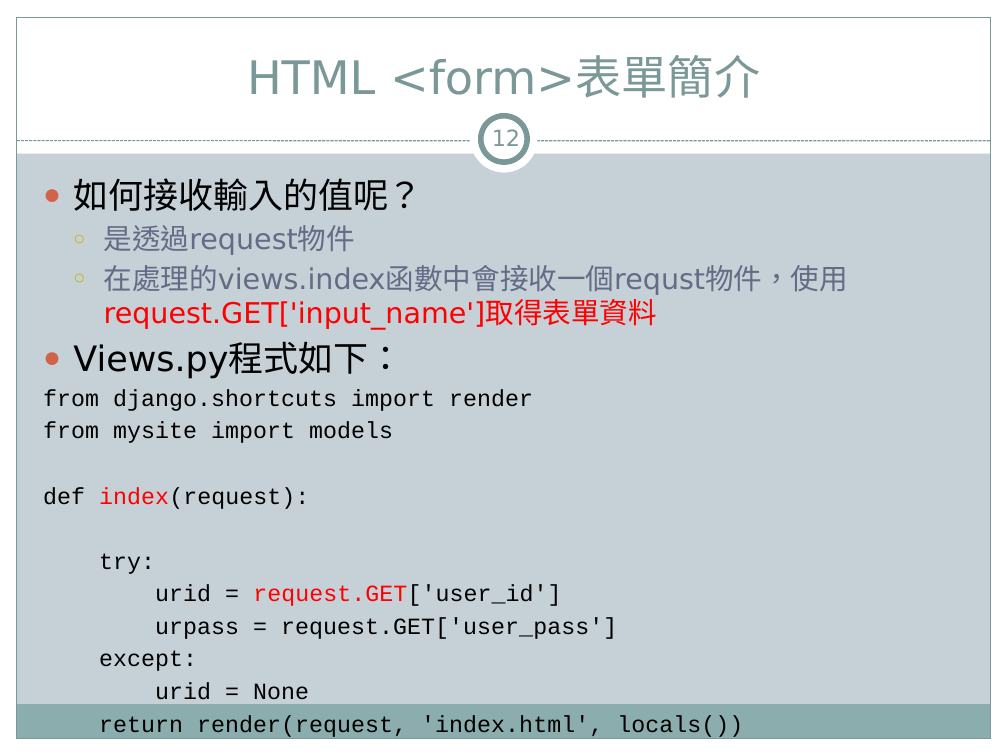
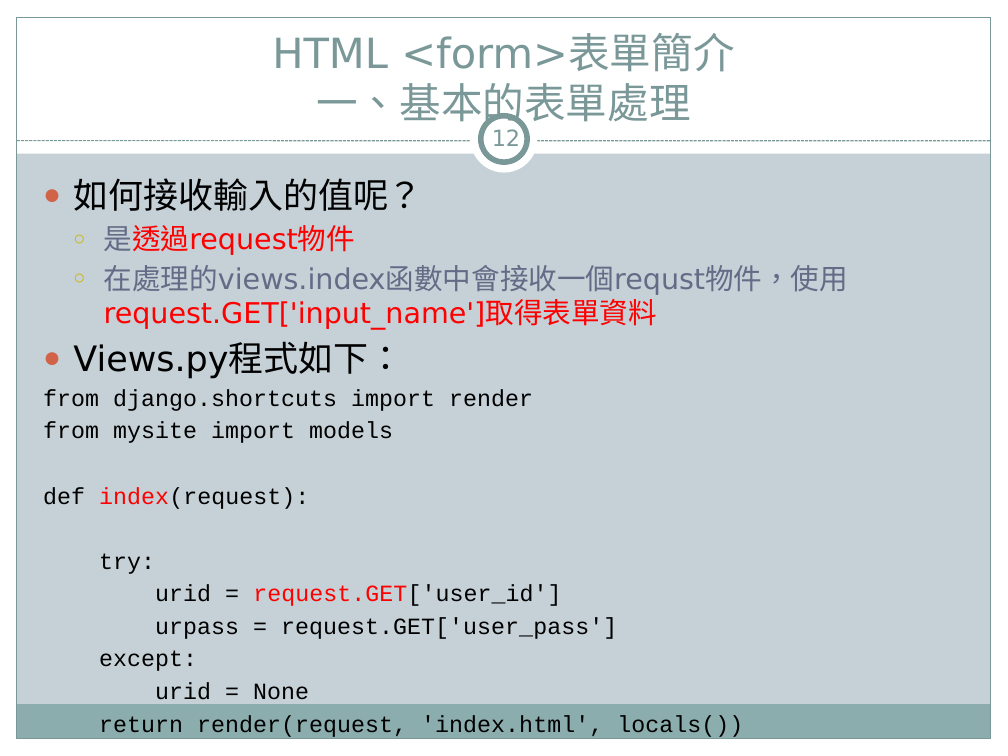
Before and after one commit to jacktea88/406django, a slide deck: slide 12 of ch08/Django4-ch08.pptx. Drawn at 1008x756 pixels with LibreOffice and Linux fonts; fonts in the diff are those of the drawing. Boxes give left, top, right and bottom in pixels: in the first picture for what was removed or moved away, otherwise in the second. Text is boxed around its words. In the diff, an @@ line names an element or a change of style, - is before the commit and + after.

Commit message:
update ch08 ppt

```diff
--- a/ch08/Django4-ch08.pptx
+++ b/ch08/Django4-ch08.pptx
@@ title at (272, 34, 735, 128): text changed; size 33 to 29.7 pt @@
-HTML <form>表單簡介
+HTML <form>表單簡介
+一、基本的表單處理
@@ text at (104, 225, 355, 255): text colour #646B86 to #FF0000 in "是透過request物件" @@
```
Also in this commit, not shown: 14 other slides changed.
